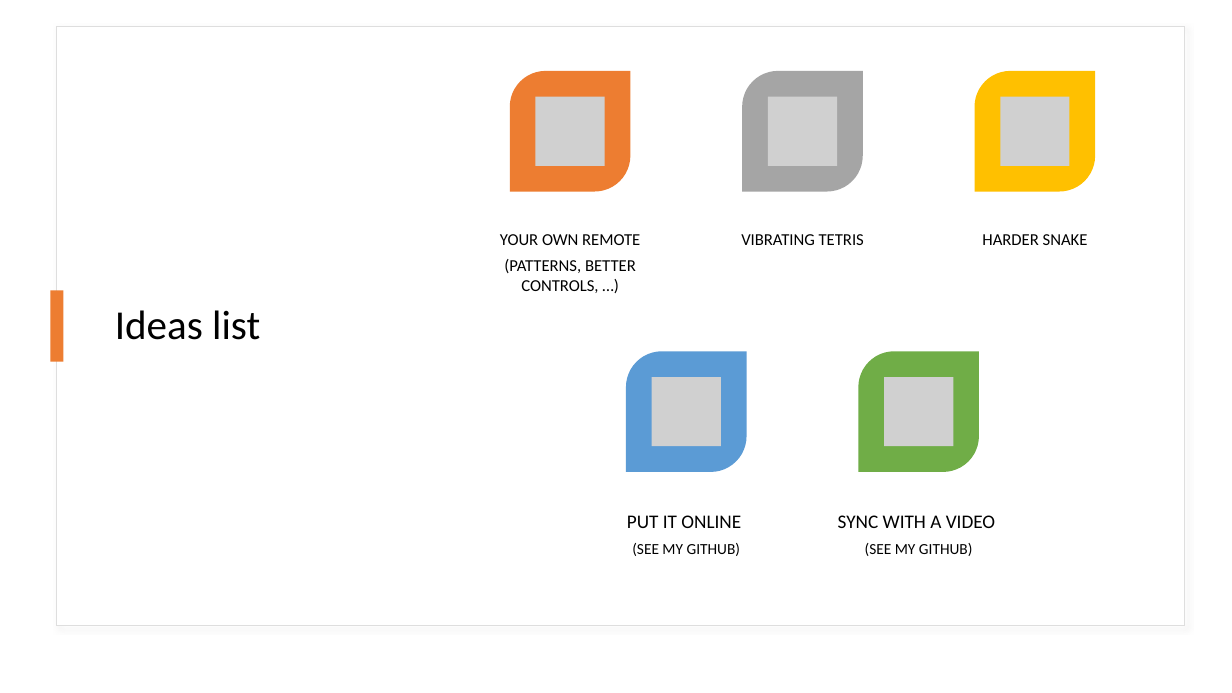
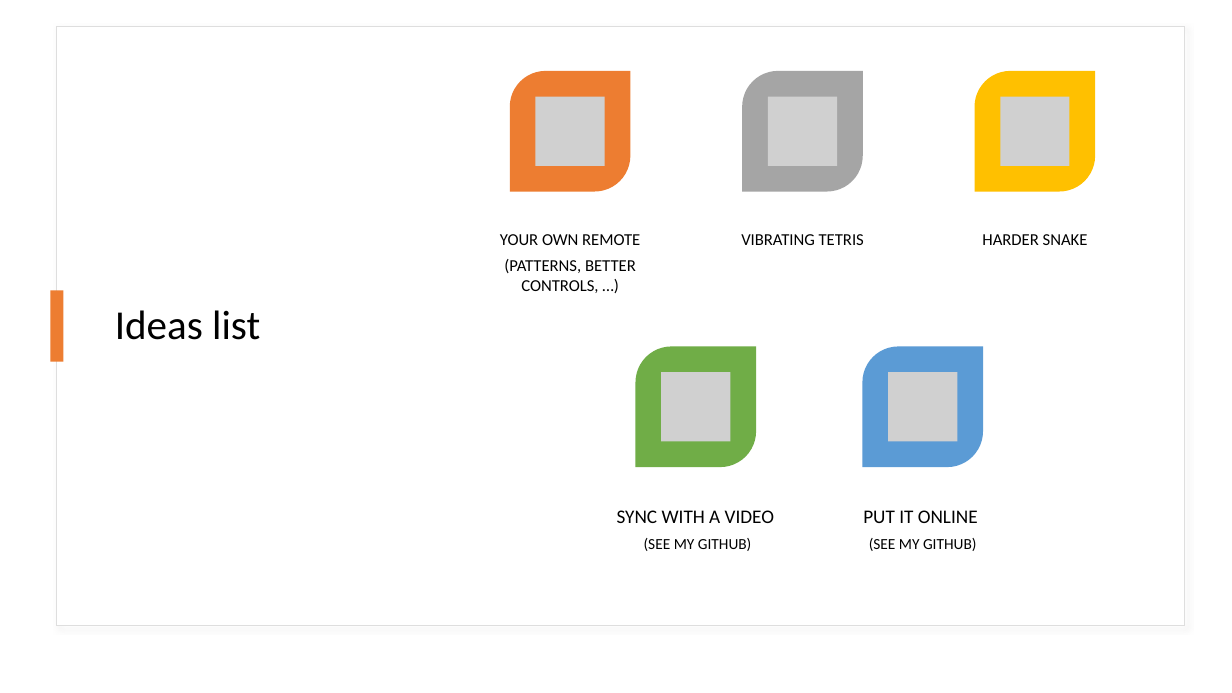
Before and after one commit to mark-ritchie/LetsHackYourToy, a slide deck: slide 13 of LetsHackYourToy.pptx (slide 8 before the commit). Drawn at 1232x693 pixels with LibreOffice and Linux fonts; fonts in the diff are those of the drawing; grey boxes stand for pictures. Boxes give left, top, right and bottom in pixels: in the first picture for what was removed or moved away, otherwise in the second. Text is boxed around its words. In the diff, an @@ line names an element or a change of style, - is before the commit and + after.

Commit message:
Pptx update

```diff
--- a/LetsHackYourToy.pptx
+++ b/LetsHackYourToy.pptx
@@ round diag rect: place and size @@
-round diag rect at (626, 351, 747, 472)
+round diag rect at (636, 347, 757, 468)
@@ round diag rect at (636, 347, 757, 468): fill #5B9BD5 to #70AD47 @@
@@ round diag rect: place and size @@
-round diag rect at (859, 351, 980, 472)
+round diag rect at (862, 347, 983, 468)
@@ round diag rect at (862, 347, 983, 468): fill #70AD47 to #5B9BD5 @@
@@ picture: place and size @@
-picture at (652, 377, 721, 446)
+picture at (662, 372, 731, 442)
@@ picture: place and size @@
-picture at (884, 377, 954, 446)
+picture at (888, 372, 958, 442)
@@ text "SYNC WITH A VIDEO": place and size @@
-text "SYNC WITH A VIDEO" at (838, 515, 995, 556)
+text "SYNC WITH A VIDEO" at (617, 510, 774, 551)
@@ text "PUT IT ONLINE": place and size @@
-text "PUT IT ONLINE" at (627, 515, 741, 556)
+text "PUT IT ONLINE" at (863, 510, 978, 551)
```
Also in this commit, not shown: 2 other slides changed, 5 slides added.
